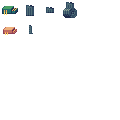
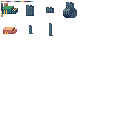
Comparing the layer stacks of the two (120, 120) images. Changes:
renamed "Items copy" to "Laag 1", moved it above "Items copy 2", painted on it over box(2, 3, 53, 36)
showed "Color" over box(1, 1, 34, 17)
